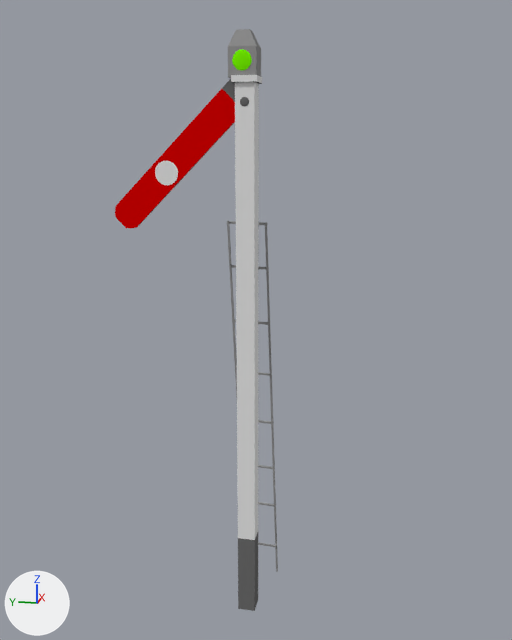
Before and after pictures for a commit that changed the Blender file signals/semaphore-slotted-post.blend.
One viewpoint serves both versions: a camera (50 mm lens) standing at (-5.51, -3.5, 4.21) and looking at (0.34, -2.33, 2.75). Every picture has the same lights, and +X, +Y and +Z are marked at lower left.

Script lines for the objects in view, before the commit:
```python
ob_cube_003 = bpy.data.objects.new('Cube.003', me_cube_001)
ob_cube_003.location = (0.51, -2.47, 1.04)
ob_cube_003.rotation_euler = (-0.0119, 0.181, 3.069)  # degrees (-0.7, 10, 176)
ob_cube_003.scale = (0.00752, 0.0076, 0.799)
ob_cube_010 = bpy.data.objects.new('Cube.010', me_cube_000)
ob_cube_010.location = (0.43, -0.85, 5.44)
ob_cube_010.rotation_euler = (0.0, 0.0, 3.142)  # degrees (0, 0, 180)
ob_cube_010.scale = (-0.47, 1.44, 1.0)
ob_cube_021 = bpy.data.objects.new('Cube.021', me_cube_002)
ob_cube_021.location = (0.43, -0.63, 4.2)
ob_cube_021.rotation_euler = (0.785, 0.0, 3.142)  # degrees (45, 0, 180)
ob_cube_021.scale = (-0.47, 1.44, 1.0)
ob_cylinder_003_1 = bpy.data.objects.new('Cylinder.003', me_cylinder_005)
ob_cylinder_003_1.location = (-0.04, -1.69, 4.01)
ob_cylinder_003_1.rotation_euler = (0.0, 1.571, 0.0)  # degrees (0, 90, 0)
ob_cylinder_003_1.scale = (0.096, 0.096, 0.0)
ob_icosphere_003 = bpy.data.objects.new('Icosphere.003', me_icosphere_003)
ob_icosphere_003.location = (-0.11, -2.32, 4.83)
ob_icosphere_003.rotation_euler = (0.0, 0.0, 3.142)  # degrees (0, 0, 180)
ob_icosphere_003.scale = (-0.00956, 0.0757, 0.0757)
ob_plane_001 = bpy.data.objects.new('Plane.001', me_plane_001)
ob_plane_001.location = (0.785, -3.982, 3.388)
ob_plane_001.rotation_euler = (-1.571, 1.571, 0.0)  # degrees (-90, 90, 0)
# also in view: 'Cube.016' at (-0.02, -2.32, 4.88); 'Cube' at (-0.03, -2.33, 2.44)
```
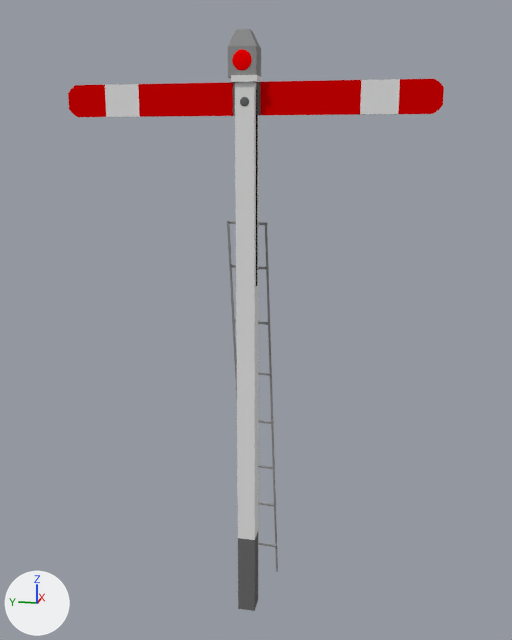
Commit message: CHANGE: Add graphics for the station/"T" signal slotted post semaphore (operational on the main side only)

What differs and where, as boxes (x1, y1, x2, y2) in the pictures (512 x 640 px):
'Cube.027', added (red): after (256, 79, 444, 115)
    faces in mat_red (red #da0000): (260, 79, 444, 115)
    faces in mat_white (white #e7e7e7): (360, 79, 400, 114)
'Cube.010', shown (red): after (68, 82, 235, 117)
'Cube.021', hidden (red): before (115, 79, 235, 229)
'Cylinder.003', hidden: before (155, 161, 178, 185)
'Icosphere.003', recoloured (green to red): (232, 49, 252, 71) in both
'Plane.002', added: after (256, 90, 258, 286)

The change, as a diff of the scene's bpy script:
```diff
--- a/signals/semaphore-slotted-post.blend.py
+++ b/signals/semaphore-slotted-post.blend.py
@@ me_icosphere_003 @@
 me_icosphere_003.from_pydata(...)  # 42 vertices, 80 faces; spans x -0.95..0.95, y -1.0..1.0, z -1.0..1.0
-me_icosphere_003.materials.append(mat_green_lamp)  # green #7cff00
+me_icosphere_003.materials.append(mat_red_lamp)  # red #ff0000
@@ ob_cube_010 @@
 ob_cube_010.scale = (-0.47, 1.44, 1.0)
-ob_cube_010.hide_set(True)  # its collection is switched off
@@ ob_cylinder_003_1 @@
 ob_cylinder_003_1.scale = (0.096, 0.096, 0.0)
+ob_cylinder_003_1.hide_set(True)  # its collection is switched off
@@ ob_cube_021 @@
 ob_cube_021.scale = (-0.47, 1.44, 1.0)
+ob_cube_021.hide_set(True)  # its collection is switched off
@@ ob_cube_027 @@
+ob_cube_027 = bpy.data.objects.new('Cube.027', me_cube_000.copy())  # the mesh of ob_cube_010
+ob_cube_027.location = (0.44, -3.82, 3.68)
+ob_cube_027.rotation_euler = (-3.142, 0.0, 3.142)  # degrees (-180, 0, 180)
+ob_cube_027.scale = (-0.47, 1.44, 1.0)
@@ ob_plane_002 @@
+ob_plane_002 = bpy.data.objects.new('Plane.002', me_plane_001.copy())  # the mesh of ob_plane_001
+ob_plane_002.location = (0.78, -2.41, 3.62)
+ob_plane_002.rotation_euler = (-1.571, 1.571, 0.0)  # degrees (-90, 90, 0)
```
